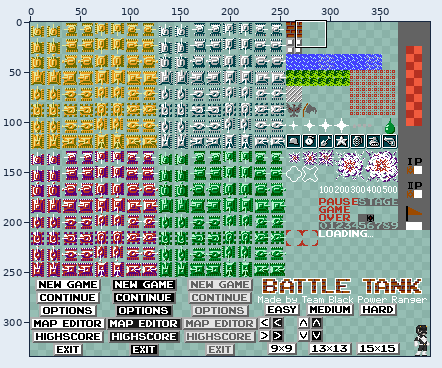
File history of a sprite sheet, resursi/sprites.png. Above, an overview of the earlier version with the close-up marked.
Close-up. Before the edit:
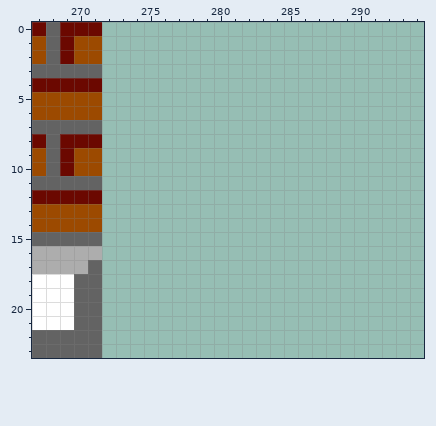
The file is 400x334 pixels. Colours within 5 levels of each other are drawn and written as one. Shown: x 267..294, y 0..23.
And afterwards:
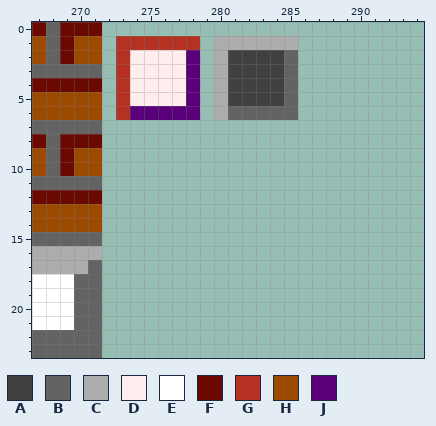
Palette (. is transparent): A #404040  B #636363  C #adadad  D #ffecec  E #ffffff  F #6b0800  G #b53121  H #9c4a00  J #5a007b
What changed:
y 1: x 273..278 ...... -> GGGGGG; x 280..285 ...... -> CCCCCC
y 2..5: x 273..278 ...... -> GDDDDJ; x 280..285 ...... -> CAAAAB
y 6: x 273..278 ...... -> GJJJJJ; x 280..285 ...... -> CBBBBB
